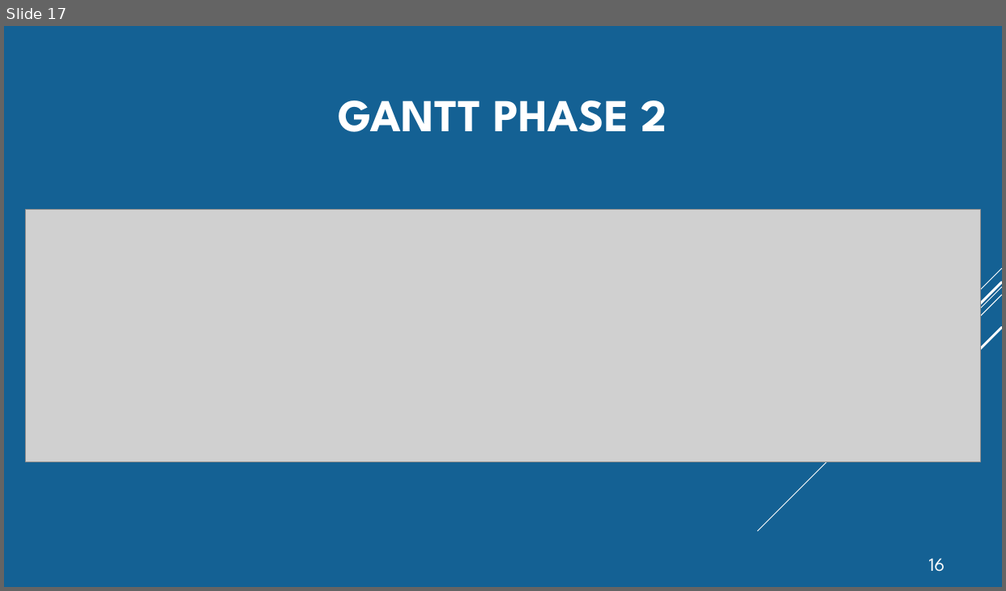
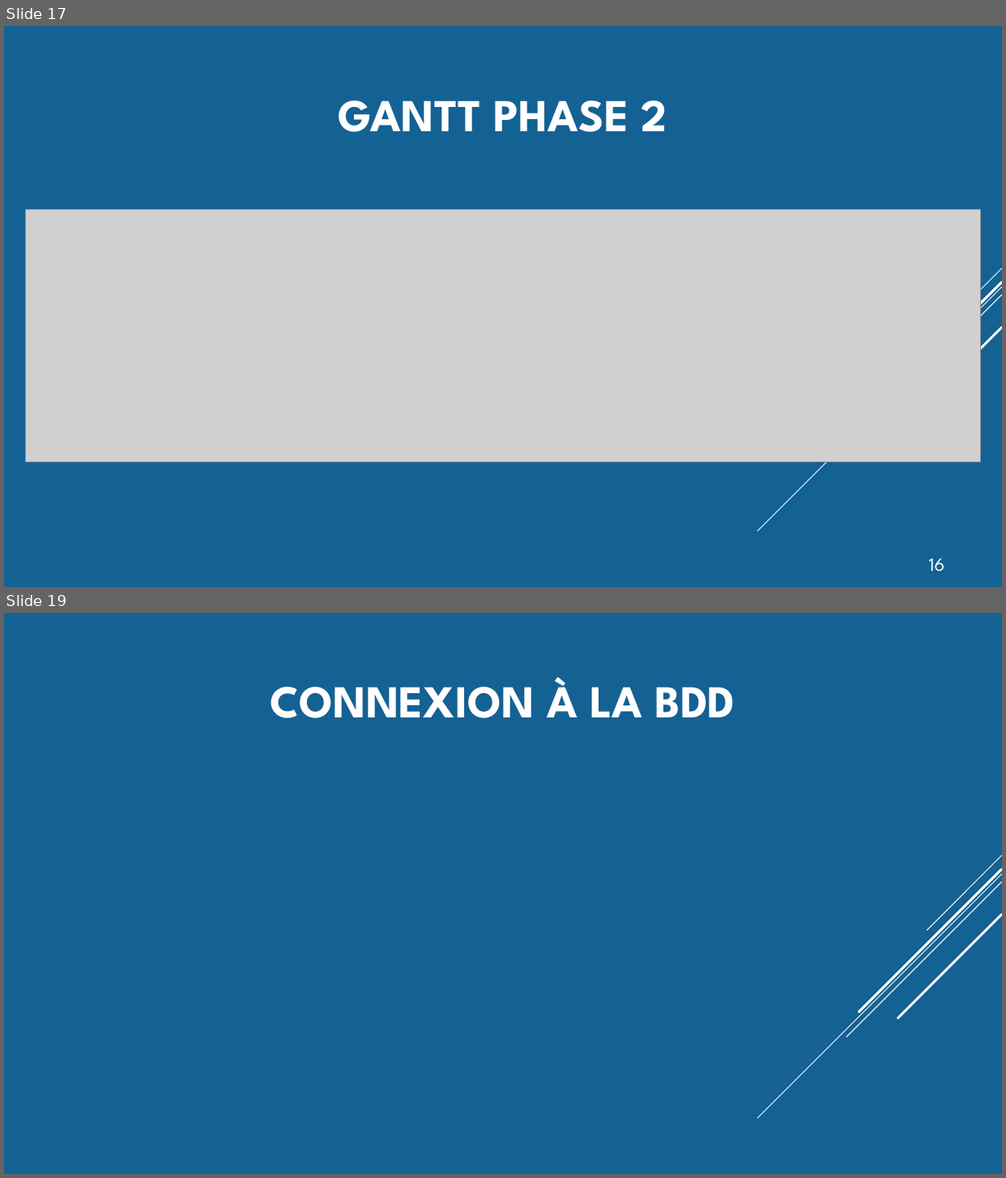
Before and after one commit to etemesgen/personnel, a slide deck: Gestion du Personnel.pptm. Shown one above the other, each under a label of ours: slide 17 before the commit, slides 17 and 19 after it; the slides between them are not shown. The pictures are 1006x591 and 1006x1178 pixels, drawn with LibreOffice and Linux fonts; fonts in the diff are those of the drawing; grey boxes stand for pictures. Boxes give left, top, right and bottom in pixels: in the first picture for what was removed or moved away, otherwise in the second. Text is boxed around its words. In the diff, an @@ line names an element or a change of style, - is before the commit and + after.

```diff
--- a/Gestion du Personnel.pptm
+++ b/Gestion du Personnel.pptm
@@ slide 19 added at <box>4,613,1002,1174</box>, background #146194; not listed: 5 template elements that a slide beside it also shows @@
@@ title added at <box>270,677,735,718</box>, 44 pt, text #FFFFFF, bold @@
+CONNEXION À LA BDD
```
Also in this commit, not shown: 5 slides changed, 2 other slides added, 2 other files.
